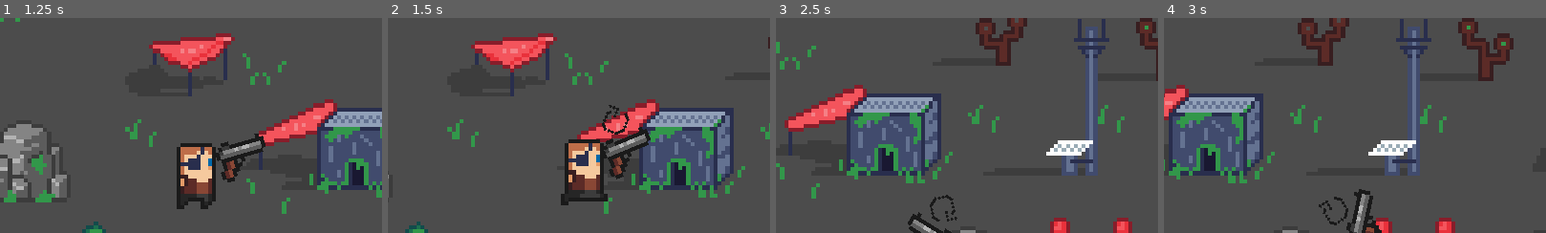
Above: before the commit, frames 1-4 (left to right).
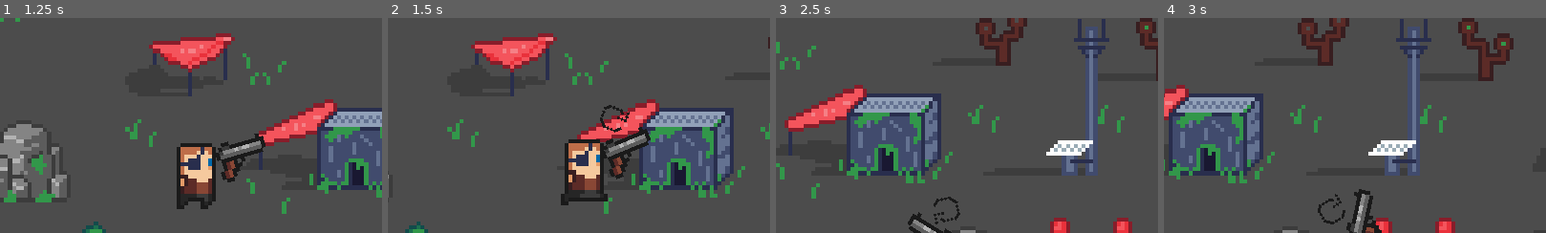
Above: after the commit, the same moments.

Repository: Sc222/rocket-scientist
Game: Godot game, scene res://MainMenu/MainMenu.tscn
The game is run twice, just before and just after one commit, with the same random seed, the same clock (stepped at 60 frames per second) and the same inputs.
Inputs (mouse positions are % of the whole screen's width and height, from its top left):
- Up to frame 1 (1.25 s): click "Играть" at 0.5 s
- Up to frame 2 (1.5 s): tap Enter at 1.25 s; move the mouse to (72, 45) at 1.27 s; hold D (player_right) from 1.28 s (still down); click (72, 45) at 1.35 s
- Up to frame 3 (2.5 s): move the mouse to (30, 55) at 2.02 s; release D (player_right) at 2.03 s; hold Down (player_down) from 2.03 s (still down); tap E (player_action) at 2.1 s; click (30, 55) at 2.3 s
- Up to frame 4 (3 s): move the mouse to (60, 28) at 2.77 s; release Down (player_down) at 2.78 s; hold D (player_right) from 2.78 s (still down); click (60, 28) at 2.85 s
The pictures show only the part of the screen within x 28-78%, y 23-73%; the shares and areas given below are measured in that part.

Frame 1 is identical in both runs. In frame 2, 0.3% of the frame differs, in the area x 55-64%, y 40-55%; in frame 3, 0.3%; in frame 4, 0.3%.
Error after the commit: Invalid get index 'coins' (on base: 'KinematicBody2D (Player.gd)'). (res://StageResources/StageResouces.gd:46)

Commit message:
stage resources: -refactor player code

Diff:
--- a/StageResources/Player.gd
+++ b/StageResources/Player.gd
@@ -16,19 +16,7 @@
 var reload = 0.0
 var direction=DIR_RIGHT
 var hp = START_HP
-var coins = 0
 var is_vulnerable = true # player is invulnerable while hit animation is playing
-onready var sprite = get_node("Sprite")
-onready var pistol = get_node("Pistol")
-onready var pistolSprite = pistol.get_node("Animation")
-onready var bulletSpawner = pistol.get_node("BulletSpawner")
-onready var reloadIndicator = pistol.get_node("ReloadIndicator")
-
-#tmp
-var navigation = null
-
-func _ready():
-	navigation = get_parent().get_parent().get_node("Navigation2D")
 
 
 func _physics_process(delta):
@@ -36,30 +24,10 @@
 	if Input.is_action_just_pressed("player_shoot") and reload == 0.0:
 		reload = RELOAD_TIME
 		shoot()
-
-	#var movement = Vector2.ZERO
-
-	# working movement code
-	var dir_vector: Vector2
-	dir_vector.x = Input.get_action_strength("player_right") - Input.get_action_strength("player_left")
-	dir_vector.y = Input.get_action_strength("player_down") - Input.get_action_strength("player_up")
-	dir_vector = dir_vector.normalized()
-
-	var movement = speed * dir_vector
-
-	# pathfinding demo
-	#var dest = get_local_mouse_position()
-
-	#print("player: ", position)
-	#print("mouse: ",dest)
-
-	#var path = navigation.get_simple_path(position, get_global_mouse_position())
-	#get_parent().get_parent().get_node("debugLine").points=path
-
-	#if path.size()>0:
-	#	print("true")
-	#	movement = path[0].normalized()*speed
-	#print(movement)
+	var movement = Vector2.ZERO
+	movement.x = Input.get_action_strength("player_right") - Input.get_action_strength("player_left")
+	movement.y = Input.get_action_strength("player_down") - Input.get_action_strength("player_up")
+	movement = movement.normalized()*speed
 	direction = rotate_pistol(get_global_mouse_position())
 	update_animation(movement.length()!=0)
 	move_and_collide(movement)
@@ -83,51 +51,35 @@
 	#PLAYER MUST BE CHILD OF "MAP" NODE
 	get_parent().add_child(bullet)
 
-#returns true if direction was changed
-func change_direction(x_direction):
-	var new_direction = direction
-	if x_direction>0:
-		new_direction = DIR_RIGHT
-	if x_direction<0:
-		new_direction = DIR_LEFT
-
-	if new_direction != direction:
-		direction=new_direction
-		return true
-	return false
 
 func update_animation(is_moving):
 	if direction==DIR_RIGHT:
-		sprite.set_flip_h(false)
+		$Sprite.set_flip_h(false)
 		$HitArea/HitPolygon.position.x=0
 	elif direction==DIR_LEFT:
-		sprite.set_flip_h(true)
+		$Sprite.set_flip_h(true)
 		$HitArea/HitPolygon.position.x=-1
 	if is_moving:
-		sprite.play("run")
+		$Sprite.play("run")
 	else:
-		sprite.play("idle")
+		$Sprite.play("idle")
 
 func rotate_pistol(mouse_pos):
-	var angle = (mouse_pos - pistol.global_position).angle()
+	var angle = (mouse_pos - $Pistol.global_position).angle()
 	var dir = direction
 	if angle>-PI/2 and angle<PI/2:
-		pistolSprite.set_flip_v(false)
-		bulletSpawner.position.y=-2.5
-		reloadIndicator.position.y=-9
+		$Pistol/Animation.set_flip_v(false)
+		$Pistol/BulletSpawner.position.y=-2.5
+		$Pistol/ReloadIndicator.position.y=-9
 		dir = DIR_RIGHT
 	else:
-		pistolSprite.set_flip_v(true)
-		bulletSpawner.position.y=2.5
-		reloadIndicator.position.y=9
+		$Pistol/Animation.set_flip_v(true)
+		$Pistol/BulletSpawner.position.y=2.5
+		$Pistol/ReloadIndicator.position.y=9
 		dir=DIR_LEFT
-	pistol.look_at(mouse_pos)
+	$Pistol.look_at(mouse_pos)
 	return dir
 
-func collect_coin():
-	coins+=1
-	if coins == COINS_TO_COLLECT:
-		emit_signal("win")
 
 func hit():
 	if is_vulnerable:
--- a/StageResources/Player.tscn
+++ b/StageResources/Player.tscn
@@ -99,6 +99,7 @@
 position = Vector2( 13.5, -9 )
 scale = Vector2( 0.7, 0.7 )
 frames = SubResource( 5 )
+frame = 1
 playing = true
 
 [node name="BulletSpawner" type="Position2D" parent="Pistol"]
